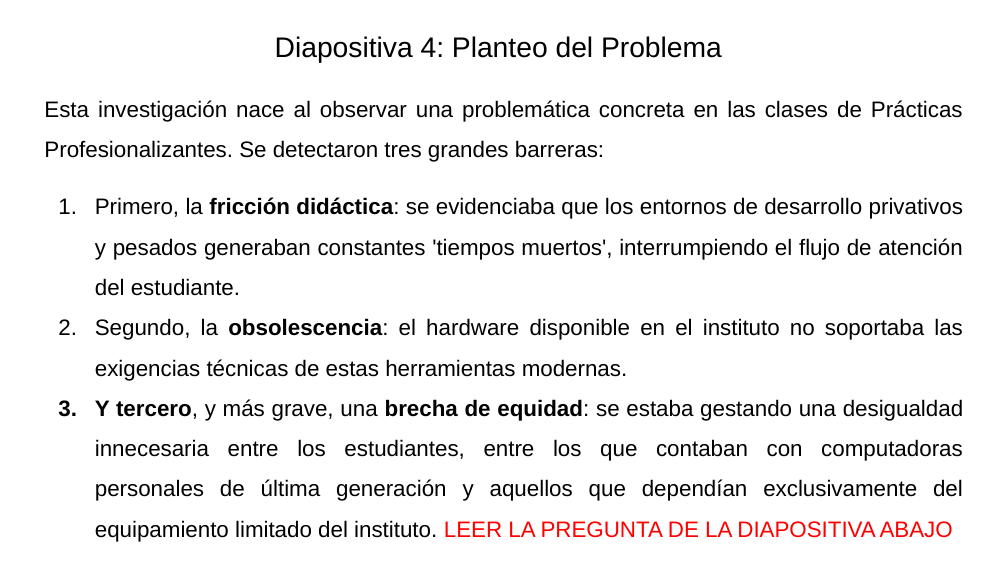
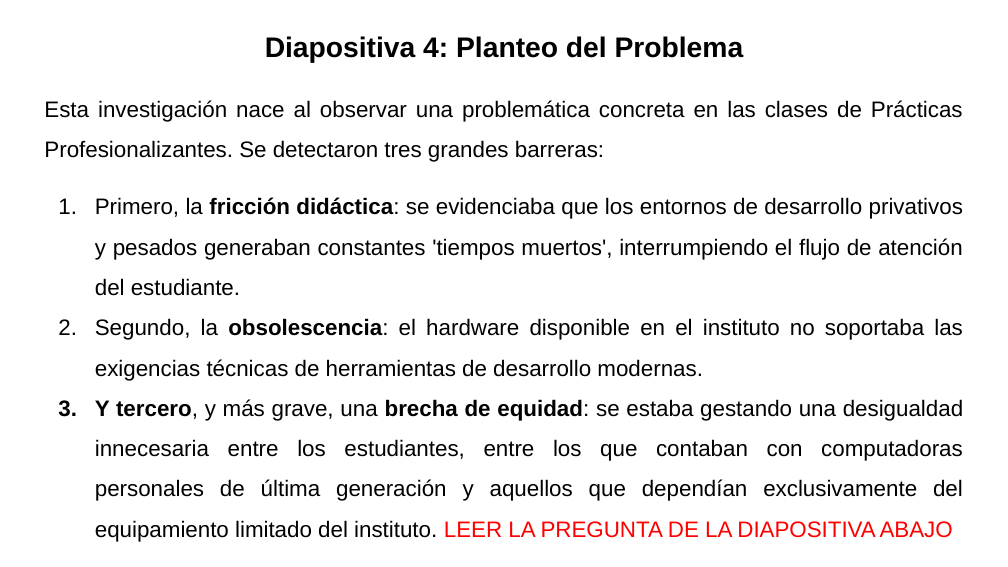
Before and after one commit to gabrielinuz/gabrielinuz.github.io, a slide deck: slide 5 of doc/GUION_DE_DEFENSA_LTE.pptx. Drawn at 1008x567 pixels with LibreOffice and Linux fonts; fonts in the diff are those of the drawing. Boxes give left, top, right and bottom in pixels: in the first picture for what was removed or moved away, otherwise in the second. Text is boxed around its words. In the diff, an @@ line names an element or a change of style, - is before the commit and + after.

```diff
--- a/doc/GUION_DE_DEFENSA_LTE.pptx
+++ b/doc/GUION_DE_DEFENSA_LTE.pptx
@@ title "Diapositiva 4: Planteo del Problema" at [265, 36, 744, 63]: bold on @@
@@ text at [95, 318, 963, 381]: text changed @@
-2. Segundo, la obsolescencia: el hardware disponible en el instituto no soportaba las exigencias técnicas de estas herramientas modernas.
+2. Segundo, la obsolescencia: el hardware disponible en el instituto no soportaba las exigencias técnicas de herramientas de desarrollo modernas.
```
Also in this commit, not shown: 18 other slides changed, 1 other file.
